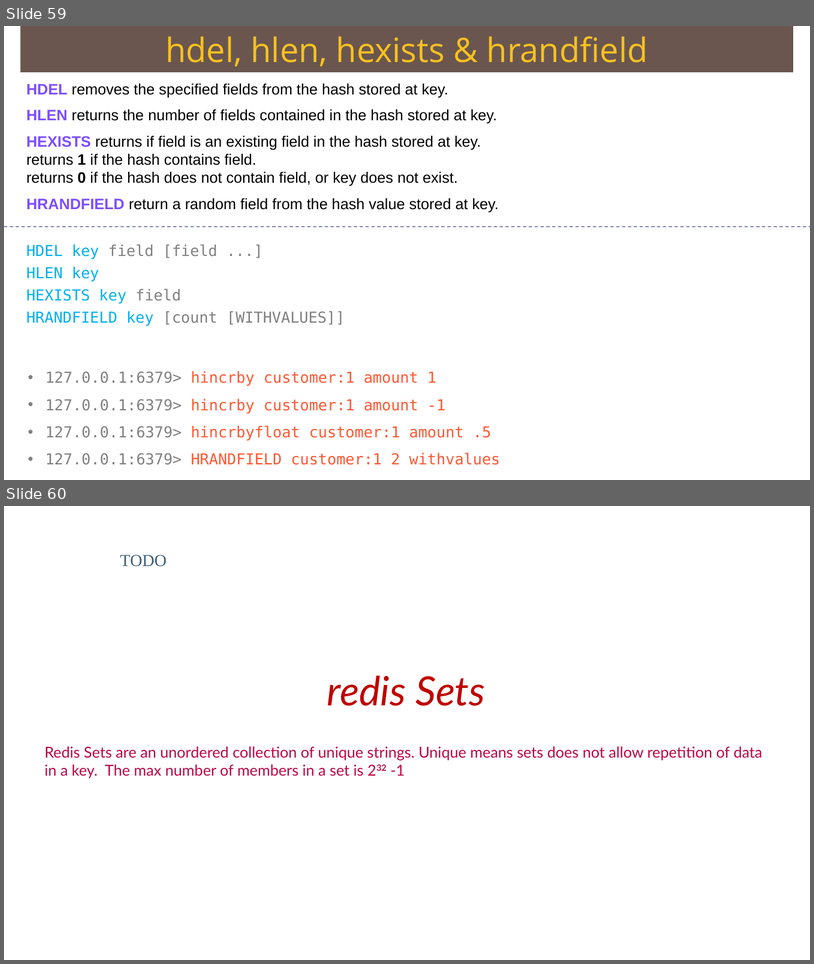
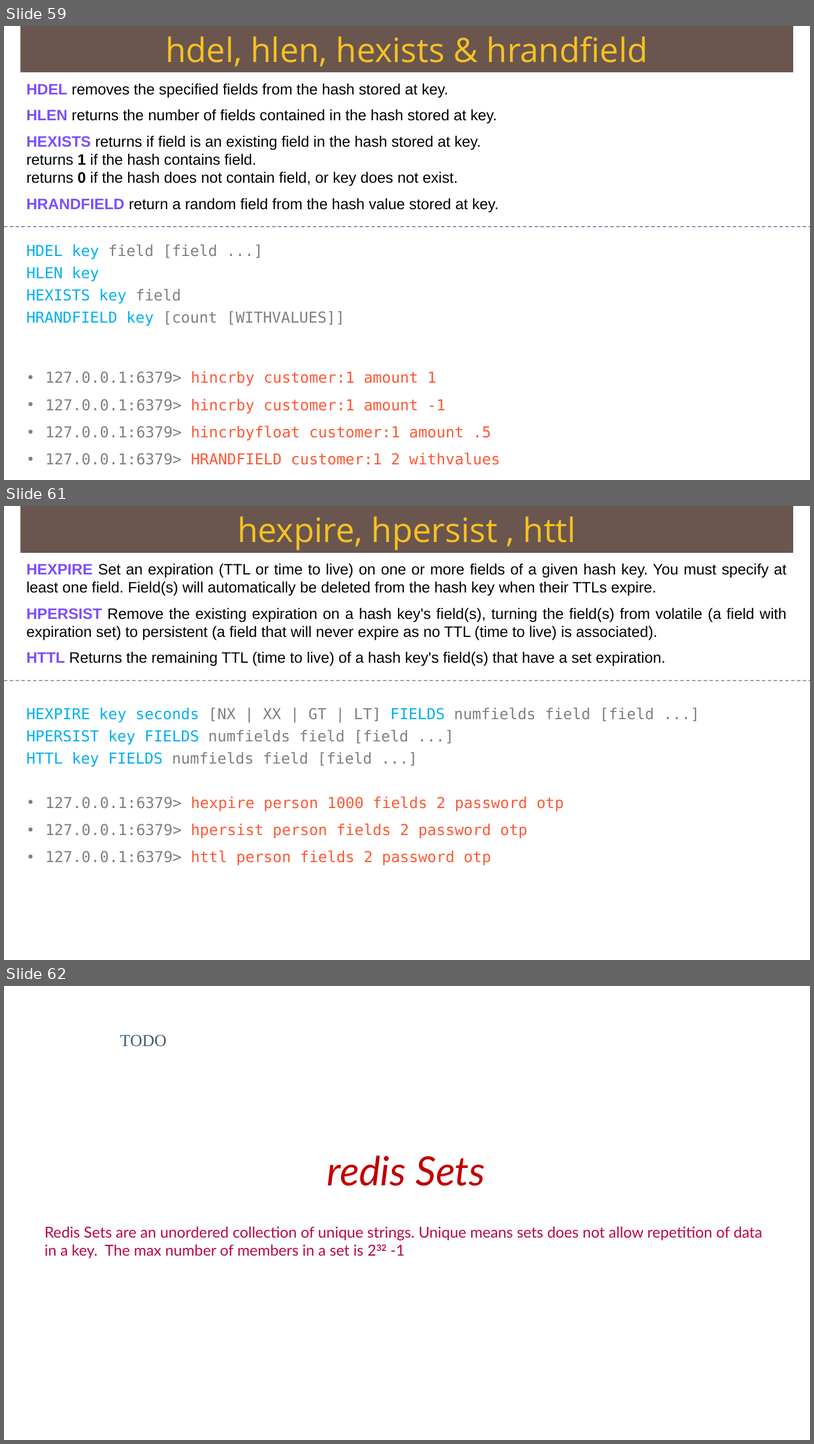
Before and after one commit to Saleel-Bagde/PPT-s, a slide deck: redis Ver2.pptx. Shown one above the other, each under a label of ours: slides 59 and 60 before the commit, slides 59, 61 and 62 after it; the slides between them are not shown. The pictures are 814x964 and 814x1444 pixels, drawn with LibreOffice and Linux fonts; fonts in the diff are those of the drawing. Boxes give left, top, right and bottom in pixels: in the first picture for what was removed or moved away, otherwise in the second. Text is boxed around its words. In the diff, an @@ line names an element or a change of style, - is before the commit and + after.

```diff
--- a/redis Ver2.pptx
+++ b/redis Ver2.pptx
@@ slide 61 added at (4,506,810,960), background #FFFFFF @@
@@ rectangle added at (20,506,794,553), fill #6A5650, 40 pt, text #F7C120 @@
+hexpire, hpersist , httl
@@ text added at (26,563,787,666), 18 pt, text #000000 @@
+HEXPIRE Set an expiration (TTL or time to live) on one or more fields of a given hash key. You must specify at least one field. Field(s) will automatically be deleted from the hash key when their TTLs expire.
+HPERSIST Remove the existing expiration on a hash key's field(s), turning the field(s) from volatile (a field with expiration set) to persistent (a field that will never expire as no TTL (time to live) is associated).
+HTTL Returns the remaining TTL (time to live) of a hash key's field(s) that have a set expiration.
@@ line added from (4, 680) to (810, 680), #6E78A0 0.99 pt dashed @@
@@ text added at (26,708,654,767), 18 pt, text #808080 @@
+HEXPIRE key seconds [NX | XX | GT | LT] FIELDS numfields field [field ...]
+HPERSIST key FIELDS numfields field [field ...]
+HTTL key FIELDS numfields field [field ...]
@@ text added at (45,796,564,865), 18 pt, text #FF5733 @@
+• 127.0.0.1:6379> hexpire person 1000 fields 2 password otp
+• 127.0.0.1:6379> hpersist person fields 2 password otp
+• 127.0.0.1:6379> httl person fields 2 password otp
@@ what was slide 60 is now slide 62 @@
```
Also in this commit, not shown: 1 slide changed, 1 other slide added.
